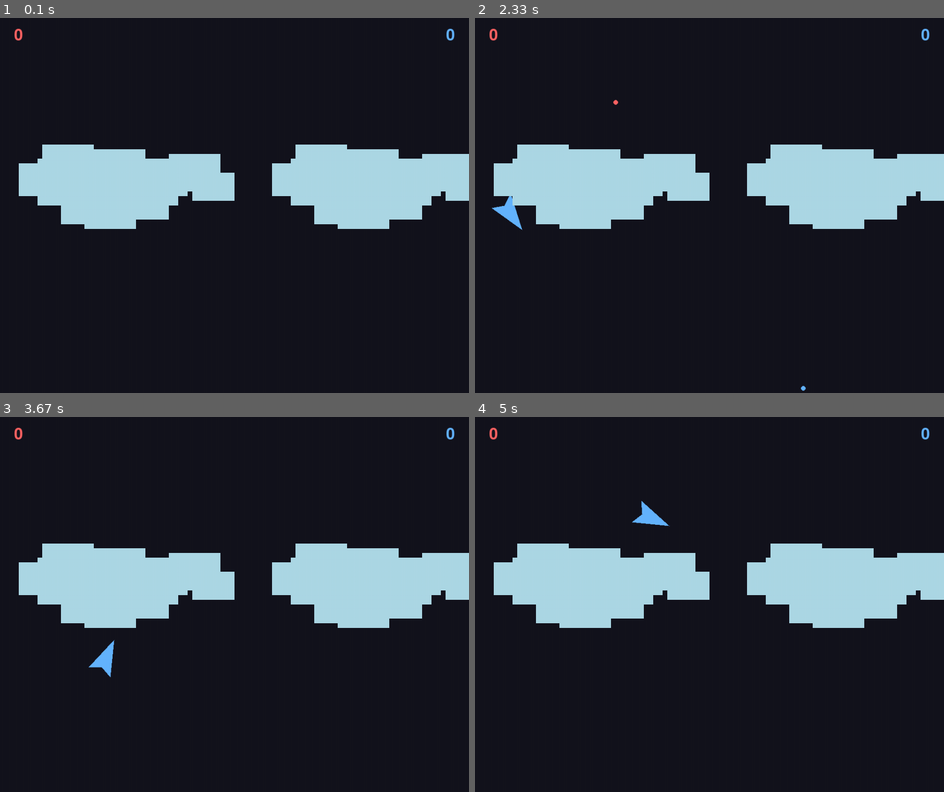
Above: before the commit, frames 1-4 (two rows, left to right).
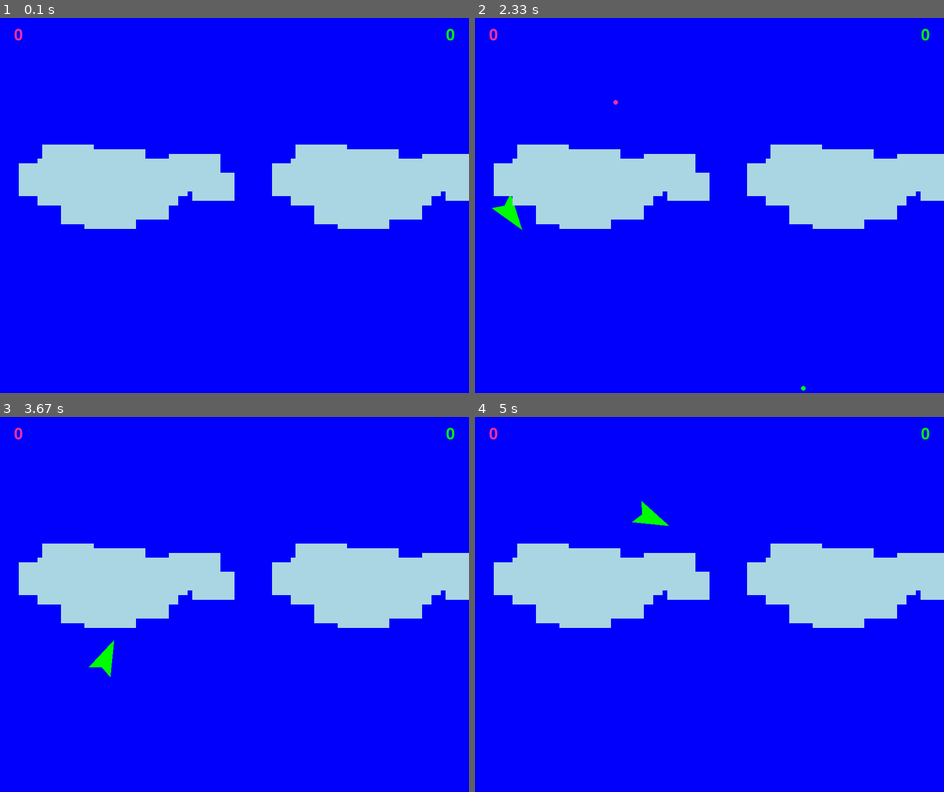
Above: after the commit, the same moments.

Repository: mluizabatista/lpc2025
Game: pygame game, started from atividade006/main.py
Same seed, same stepped clock (60 frames per second), same inputs: the game is played once before the commit and once after it.
Inputs:
- Up to frame 1 (0.1 s): no input
- Up to frame 2 (2.33 s): tap Enter at 0.33 s; tap Space at 0.67 s; hold Right 1-1.47 s; hold Up 1.5-1.97 s; hold Right from 2 s (still down)
- Up to frame 3 (3.67 s): release Right at 2.47 s; hold Left 2.5-3.03 s; hold Down 3.07-3.37 s; hold Left from 3.4 s (still down)
- Up to frame 4 (5 s): release Left at 3.8 s; hold Up 3.83-4.2 s; hold Right 4.23-4.87 s; hold Down from 4.9 s (still down)

The runs differ from the first frame. In frame 1, 86% of the frame differs, in the area x 0-100%, y 0-100%; in frame 2, 86%; in frame 3, 86%; in frame 4, 86%.

Commit message:
Altera as cores de fundo e dos triângulos

Diff:
--- a/atividade006/core/config.py
+++ b/atividade006/core/config.py
@@ -2,9 +2,9 @@
 
 WIDTH, HEIGHT = 1000, 800
 FPS = 60
-BACKGROUND_COLOR = (20, 20, 30)
-TRIANGLE_COLOR_1 = (255, 100, 100)
-TRIANGLE_COLOR_2 = (100, 180, 255)
+BACKGROUND_COLOR = (0, 0, 255)
+TRIANGLE_COLOR_1 = (255, 51, 153)
+TRIANGLE_COLOR_2 = (0, 255, 0)
 TRIANGLE_SIZE = 50
 ROTATION_SPEED = 3
 MOVEMENT_SPEED = 5
